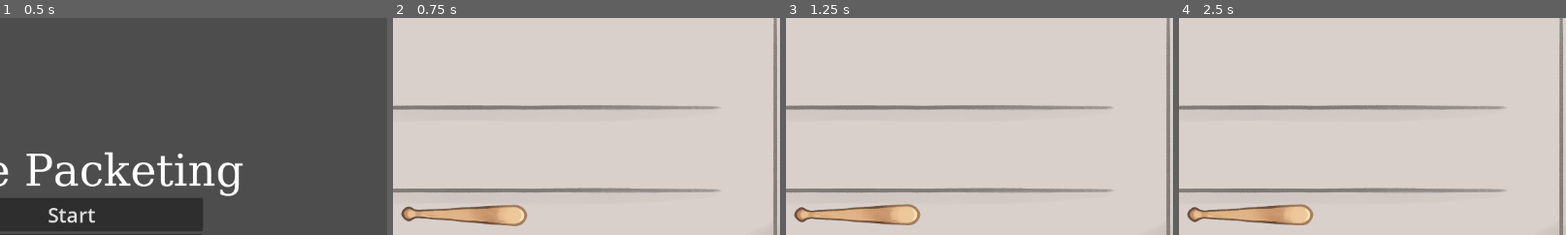
Above: before the commit, frames 1-4 (left to right).
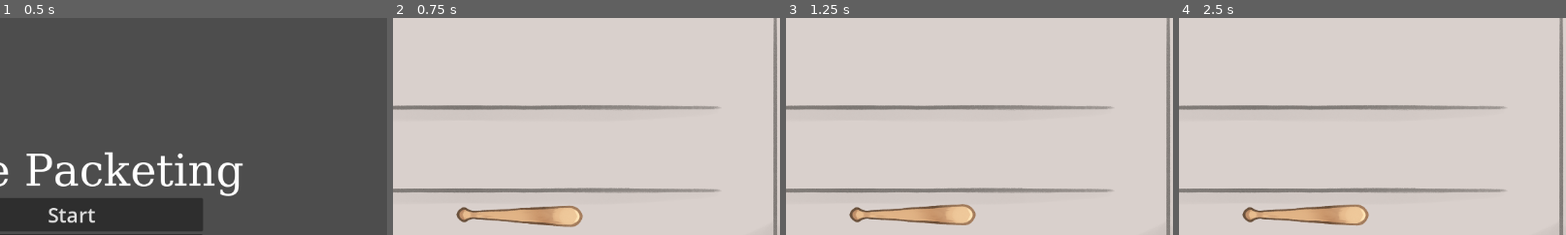
Above: after the commit, the same moments.

Repository: lophtix/winter-game-jam-2024
Game: Godot game, scene res://Scenes/Engine.tscn
Same seed, same stepped clock (60 frames per second), same inputs: the game is played once before the commit and once after it.
Inputs:
- Up to frame 1 (0.5 s): no input
- Up to frame 2 (0.75 s): click "Start" at 0.5 s
- Up to frame 3 (1.25 s): no input
- Up to frame 4 (2.5 s): click "End" at 1.25 s; click "Start" at 2 s
The pictures show only the part of the screen within x 41-91%, y 6-56%; the shares and areas given below are measured in that part.

Frame 1 is identical in both runs. In frame 2, 3.1% of the frame differs, in the area x 2-50%, y 85-97%; in frame 3, 3.1%, in the area x 2-50%, y 85-96%; in frame 4, 3.1%.

Commit message:
Bat charge visual

Diff:
--- a/godot/Scenes/Bat.tscn
+++ b/godot/Scenes/Bat.tscn
@@ -17,23 +17,28 @@
 rotation = 1.5708
 scale = Vector2(0.4, 0.4)
 script = ExtResource("1_axv60")
+rotationScale = 0.25
+maxVelocity = 4.0
 
 [node name="Bat" type="Sprite2D" parent="."]
+position = Vector2(0.0010633, -205.5)
 texture = ExtResource("1_4eyhf")
 
 [node name="WhackArea" type="Area2D" parent="."]
+position = Vector2(0.0010633, -205.5)
 
 [node name="WhackCollider" type="CollisionShape2D" parent="WhackArea"]
 position = Vector2(-0.000380099, -105)
 shape = SubResource("CapsuleShape2D_qb77v")
 
 [node name="BatCollider1" type="CollisionPolygon2D" parent="."]
+position = Vector2(0.0010633, -205.5)
 polygon = PackedVector2Array(-37.5007, -200, -14.9993, 182.5, 12.5007, 185, 37.4993, -195)
 
 [node name="BatCollider2" type="CollisionShape2D" parent="."]
-position = Vector2(-0.000714948, -197.5)
+position = Vector2(0.000348357, -403)
 shape = SubResource("CircleShape2D_3q7sd")
 
 [node name="BatCollider3" type="CollisionShape2D" parent="."]
-position = Vector2(0.000742098, 205)
+position = Vector2(0.0018054, -0.500046)
 shape = SubResource("CircleShape2D_plail")
--- a/godot/Scripts/Bat.gd
+++ b/godot/Scripts/Bat.gd
@@ -5,9 +5,13 @@
 var chargeMode = false
 @onready var prevXPosition = global_position.x
 @onready var initialRotation = rotation
+@onready var initialScale = scale
 
 @export var rotationScale: float
 @export var maxVelocity: float
+
+var tiltRotation: float = 0.0
+var pullbackRotation: float = 0.0
 
 func _ready():
 	pass
@@ -39,7 +43,15 @@
 	var xVelocity = global_position.x - prevXPosition
 	var ratio = clamp(xVelocity / maxVelocity, -1, 1)
 	var angle = asin(ratio) * rotationScale
-	rotation = initialRotation + lerp(rotation - initialRotation, angle, 0.1)
+	tiltRotation = lerp(tiltRotation, angle, 0.1)
+	rotation =  initialRotation + pullbackRotation + tiltRotation
 	prevXPosition = global_position.x
 
 	global_position = get_global_mouse_position()
+
+	if chargeMode:
+		scale = lerp(scale, initialScale * 1.2, 0.1)
+		pullbackRotation = lerp(pullbackRotation, PI / 64.0, 0.1)
+	else:
+		scale = initialScale
+		pullbackRotation = 0
